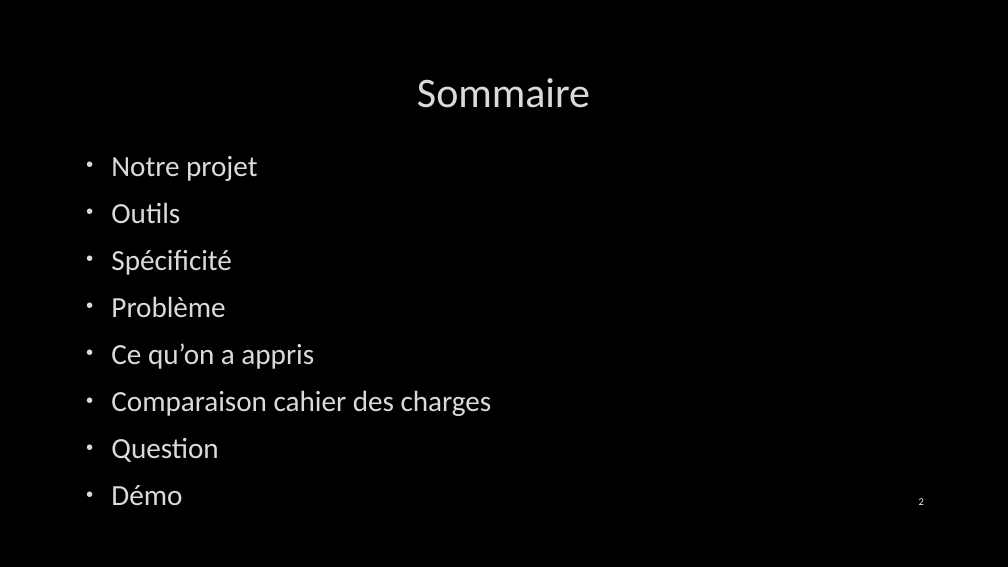
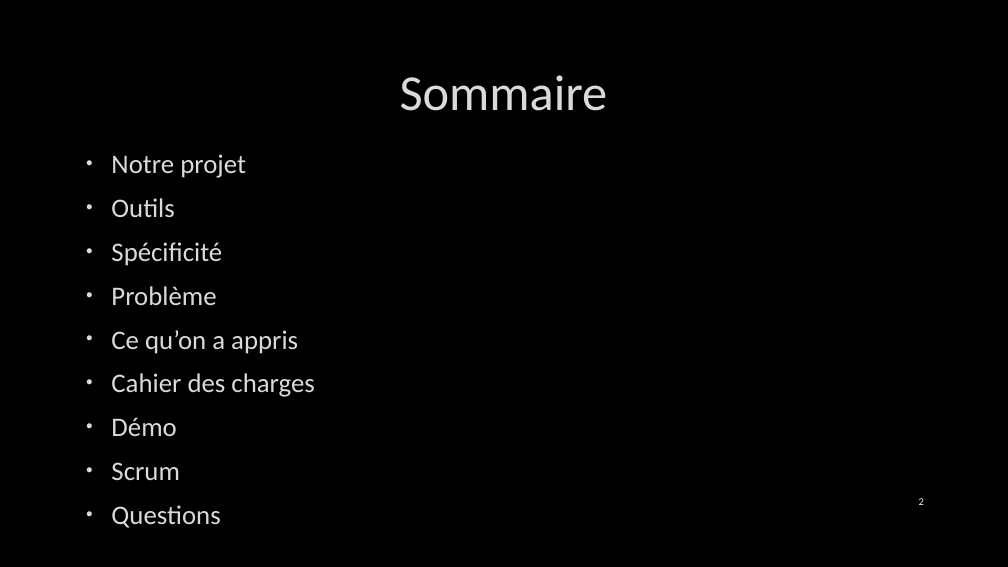
Before and after one commit to DavidVRLS/Git_EscapeJail, a slide deck: slide 2 of EscapeJail.pptx. Drawn at 1008x567 pixels with LibreOffice and Linux fonts; fonts in the diff are those of the drawing; background and template pictures are left out. Boxes give left, top, right and bottom in pixels: in the first picture for what was removed or moved away, otherwise in the second. Text is boxed around its words. In the diff, an @@ line names an element or a change of style, - is before the commit and + after.

```diff
--- a/EscapeJail.pptx
+++ b/EscapeJail.pptx
@@ title "Sommaire" at (400,75,608,111): size 40 to 48 pt @@
@@ text at (111,154,298,436): size 27.8 to 25.5 pt in "Notre projet", "Outils", "Spécificité", "Problème" and 2 more places @@
@@ text at (111,373,314,397): text changed; size 27.8 to 25.5 pt @@
-• Comparaison cahier des charges
-• Question
+• Cahier des charges
@@ text at (111,462,220,528): paragraphs added @@
+• Scrum
+• Questions
```
Also in this commit, not shown: 7 other slides changed, 2 slides added, 1 slide removed.
